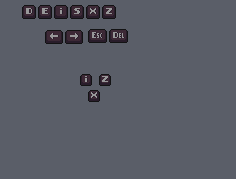
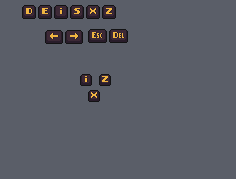
Layers edited between the first and the second 236×179 image:
painted on "KeyboardD.png" over <box>26,8,32,14</box>
painted on "KeyboardE.png" over <box>42,8,48,14</box>
painted on "KeyboardDelete.png" over <box>113,32,124,38</box>
painted on "KeyboardEscape.png" over <box>92,32,102,38</box>
painted on "KeyboardZ.png" over <box>106,8,112,14</box>
painted on "KeyboardS.png" over <box>74,8,80,14</box>
painted on "KeyboardX.png" over <box>90,8,96,14</box>
painted on "KeyboardJunkSlot.png" over <box>102,76,108,82</box>
painted on "KeyboardGadgetsSlot.png" over <box>91,92,97,98</box>
painted on "KeyboardNextTab.png" over <box>70,33,78,39</box>
painted on "KeyboardPreviousTab.png" over <box>50,33,58,39</box>
